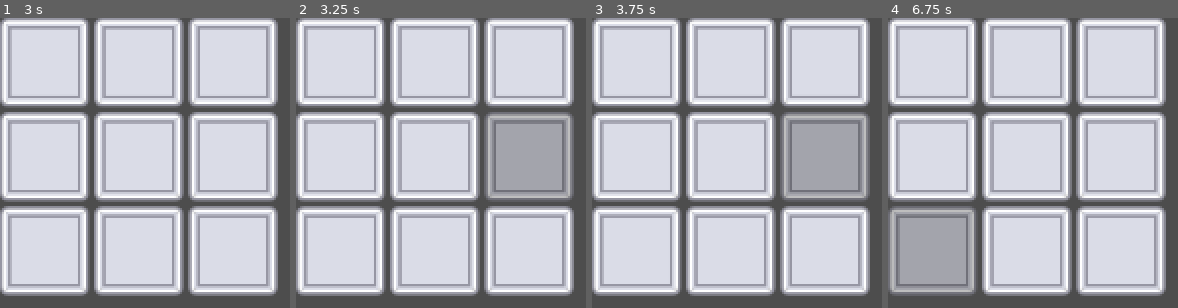
Above: before the commit, frames 1-4 (left to right).
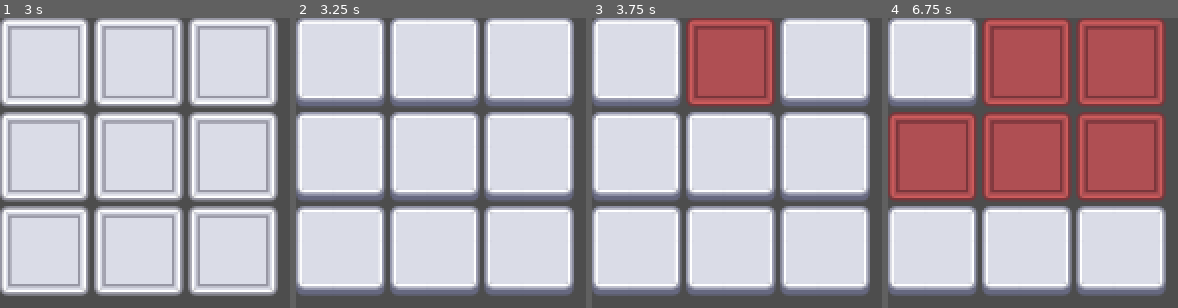
Above: after the commit, the same moments.

Repository: Han2-Ro/gmtk25
Game: Godot game, scene res://main.tscn
Two runs of this game, one before a commit and one after it. Both use one fixed random seed, a clock stepped at 60 frames per second and the inputs below.
Inputs (mouse positions are in pixels of both pictures, inside the frame that each line leads up to):
- Up to frame 1 (3 s): tap Enter at 0.5 s; move the mouse to (outside the picture) at 0.52 s; move the mouse to (outside the picture) at 1.27 s; move the mouse to (outside the picture) at 2.02 s; tap Space at 2.75 s; move the mouse to (outside the picture) at 2.77 s
- Up to frame 2 (3.25 s): no input
- Up to frame 3 (3.75 s): click (731, 61) at 3.52 s
- Up to frame 4 (6.75 s): click (1120, 61) at 4.27 s; click (931, 157) at 5.02 s; click (1027, 157) at 5.77 s; click (1120, 157) at 6.52 s

Frame 1 is identical in both runs. In frame 2, 25% of the frame differs, in the area x 0-96%, y 2-96%; in frame 3, 32%; in frame 4, 62%, in the area x 0-96%, y 0-96%.

Commit message:
refactor: make gameplay loop obvious in code
with `await button.pressed` the code suspends until the correct button
is pressed. This makes the loop very easy to read.

Diff:
--- a/show_sequence/grid_container.gd
+++ b/show_sequence/grid_container.gd
@@ -15,12 +15,8 @@
 		await step.flash()
 	sequence_flash_end.emit()
 
-var buttons: Array[SequenceButton]
 
-var level_sequence: Array[SequenceButton]
-var user_presses: Array[SequenceButton] = []
-
-func generate_sequence(length: int):
+func generate_sequence(buttons: Array[SequenceButton], length: int):
 	var sequence: Array[SequenceButton] = []
 	for i in range(length):
 		sequence.append(buttons.pick_random())
@@ -30,27 +26,43 @@
 	# can't directly assign get_childred()
 	# because it's type is Array[Node]
 	# this way we get almost compile time type checking
+	var buttons: Array[SequenceButton]
 	for button in get_children():
 		buttons.append(button)
 		button._controller_ready(self)
 
-		# TODO: do not use index but actual tile
-		button.pressed.connect(_on_button_pressed.bind(button))
+	var sequence = generate_sequence(buttons, 3)
+	play_sequence(buttons, sequence)
 
-	level_sequence = generate_sequence(9)
+func play_sequence(
+	buttons: Array[SequenceButton],
+	level_sequence: Array[SequenceButton],
+):
 	flash_sequence(level_sequence)
 
+	for button in level_sequence:
+		var wrong_buttons = buttons.filter(func(b): return b != button)
+		connect_wrong_buttons(wrong_buttons)
 
-func _on_button_pressed(pressed_button: SequenceButton) -> void:
-	var current_step = len(user_presses)
-	var expected_button = level_sequence[current_step]
-	var is_correct = expected_button == pressed_button
-	if is_correct:
-		user_presses.append(pressed_button)
-		pressed_correct.emit(pressed_button)
-		await pressed_button.this_pressed_correct()
+		await button.pressed
+		pressed_correct.emit(button)
+		await button.this_pressed_correct()
+
+		disconnect_wrong_buttons(wrong_buttons)
 		step_completed.emit()
-	else:
-		print("WRONG! Should have been button", expected_button)
-		pressed_wrong.emit(pressed_button)
-		await pressed_button.this_pressed_wrong()
+		print("Correct")
+
+	print("WINNER")
+
+func connect_wrong_buttons(buttons):
+	for other_button in buttons:
+		other_button.pressed.connect(_on_wrong_button_pressed.bind(other_button))
+
+func disconnect_wrong_buttons(buttons):
+	for other_button in buttons:
+		other_button.pressed.disconnect(_on_wrong_button_pressed)
+
+func _on_wrong_button_pressed(pressed_button: SequenceButton):
+	print("WRONG!")
+	pressed_wrong.emit(pressed_button)
+	await pressed_button.this_pressed_wrong()
